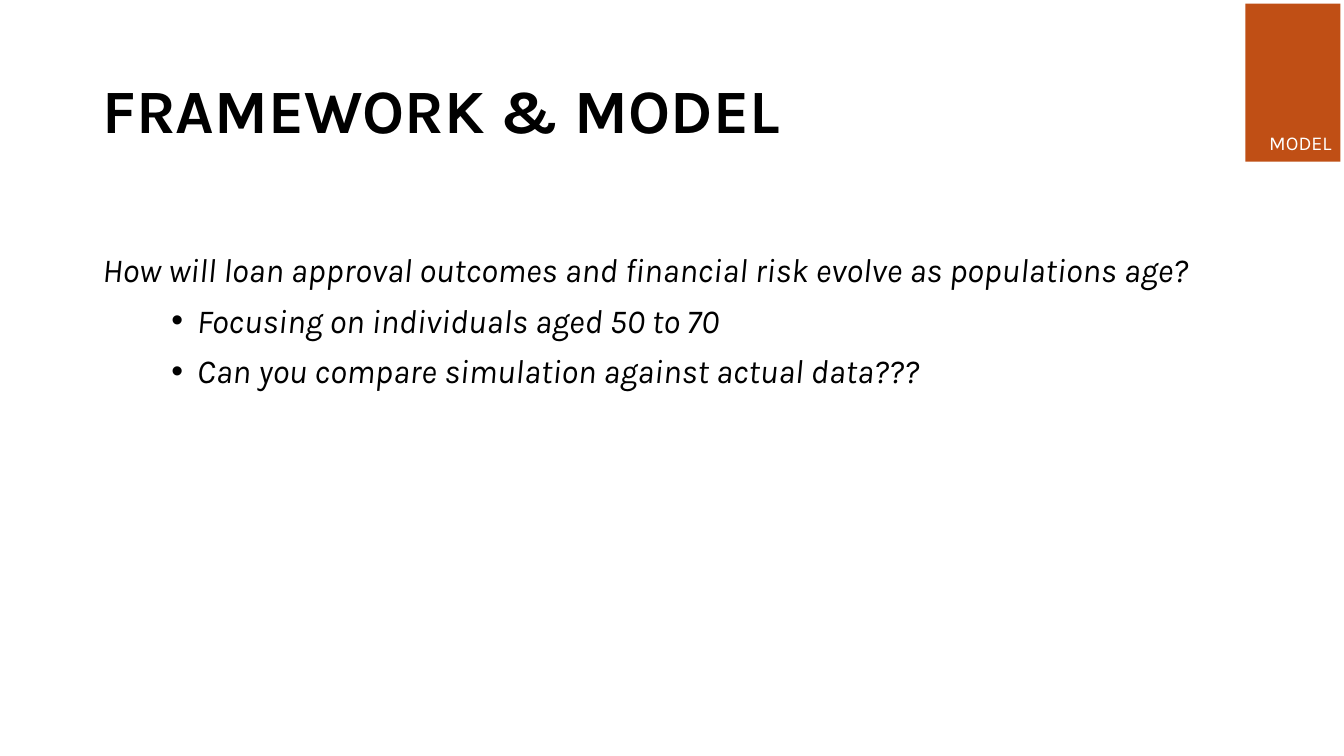
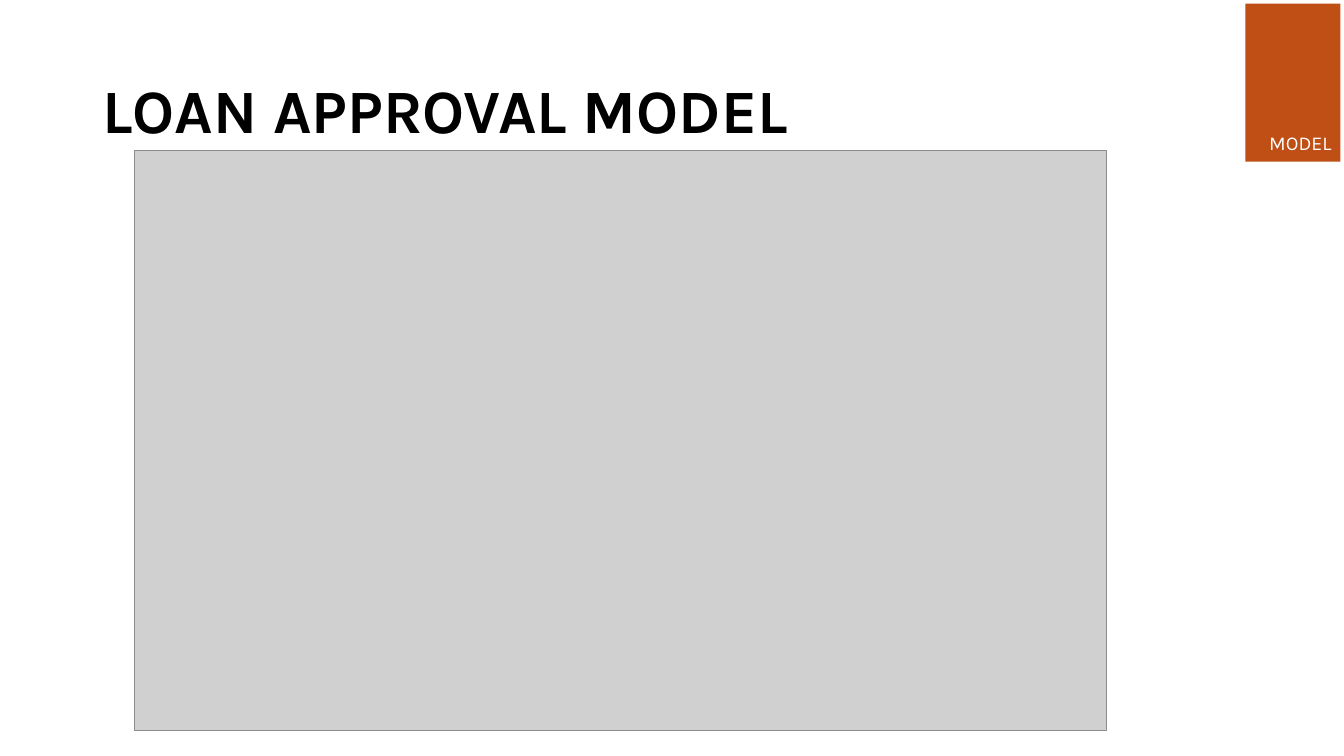
Before and after one commit to ijoshdavis/KSU-STAT-7100_MCSP, a slide deck: slide 3 of deliverables/Week 8 - Presentation.pptx. Drawn at 1344x756 pixels with LibreOffice and Linux fonts; fonts in the diff are those of the drawing; grey boxes stand for pictures. Boxes give left, top, right and bottom in pixels: in the first picture for what was removed or moved away, otherwise in the second. Text is boxed around its words. In the diff, an @@ line names an element or a change of style, - is before the commit and + after.

```diff
--- a/deliverables/Week 8 - Presentation.pptx
+++ b/deliverables/Week 8 - Presentation.pptx
@@ title at box(102, 92, 788, 134): text changed @@
-FRAMEWORK & MODEL
+LOAN APPROVAL MODEL
@@ picture added at box(134, 150, 1106, 730) @@
@@ text removed at box(102, 259, 1189, 392) @@
-How will loan approval outcomes and financial risk evolve as populations age?
-• Focusing on individuals aged 50 to 70
-• Can you compare simulation against actual data???
```
Also in this commit, not shown: 4 other slides changed, 6 slides added, 21 other files.
